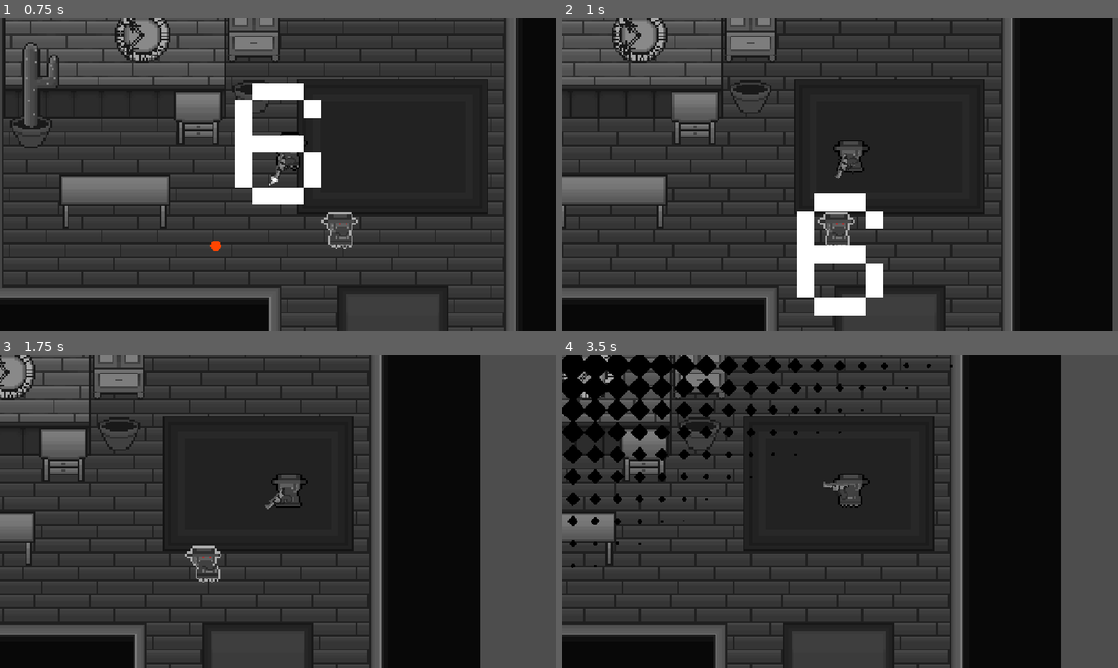
Above: before the commit, frames 1-4 (two rows, left to right).
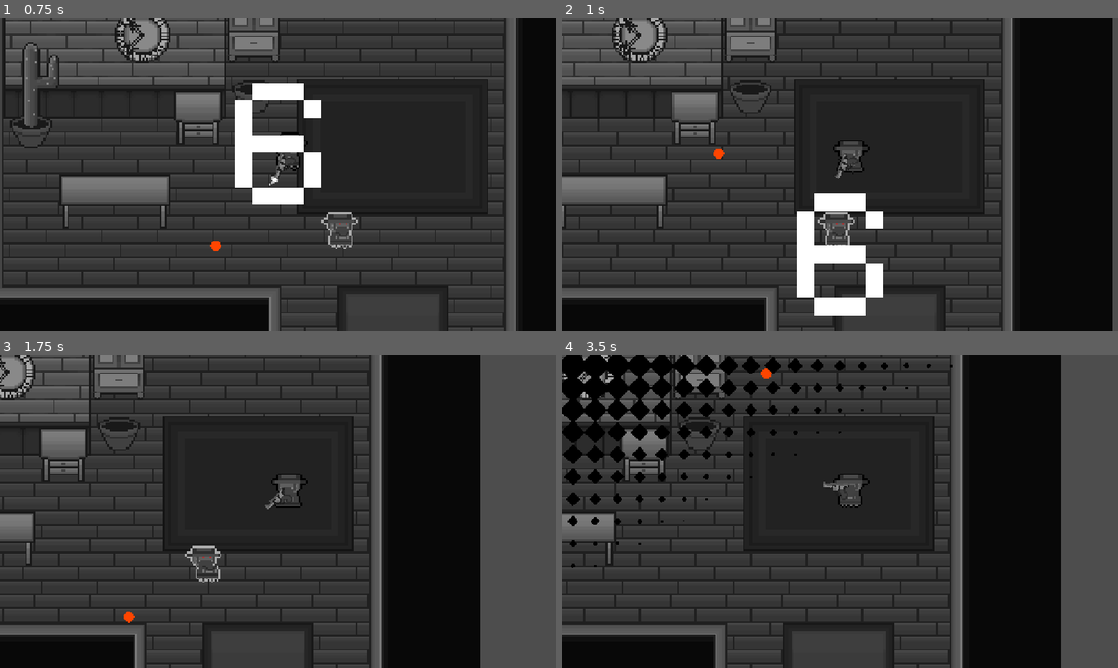
Above: after the commit, the same moments.

Repository: jpsalim21/GMTK_2026_2
Game: Godot game, scene res://BaseGame/scenes/scene1.tscn
Two runs of this game, one before a commit and one after it. Both use one fixed random seed, a clock stepped at 60 frames per second and the inputs below.
Inputs (mouse positions are in pixels of both pictures, inside the frame that each line leads up to):
- Up to frame 1 (0.75 s): tap Enter (ui_accept) at 0.5 s; move the mouse to (250, 237) at 0.52 s; hold Right (ui_right) from 0.53 s (still down); click (250, 237) at 0.6 s
- Up to frame 2 (1 s): keep holding Right (ui_right); tap Enter (ui_accept) at 0.77 s
- Up to frame 3 (1.75 s): release Right (ui_right) at 1.25 s; drag from (444, 558) to (205, 567) at 1.27 s
- Up to frame 4 (3.5 s): move the mouse to (673, 464) at 2.02 s; hold Left (ui_left) 2.03-2.75 s; hold Right mouse button (MouseRight) 2.03-2.75 s; click (673, 464) at 2.3 s; drag from (867, 511) to (673, 464) at 2.77 s

Frame 1 is identical in both runs. In frame 2, less than 0.1% of the frame differs, in the area x 27-30%, y 41-46%; in frame 3, less than 0.1%; in frame 4, less than 0.1%.

Commit message:
Add sound to the game

Diff:
--- a/BaseGame/scenes/Enemy.gd
+++ b/BaseGame/scenes/Enemy.gd
@@ -2,6 +2,7 @@
 extends Area2D
 @onready var sprite: AnimatedSprite2D = $AnimatedSprite2D
 @onready var level_controller: LevelController = %LevelController
+@onready var audio_hurt: AudioStreamPlayer2D = $Audio
 
 @export var alpha_zero_color : Color
 
@@ -13,6 +14,7 @@
 
 func die():
 	sprite.play("Die")
+	audio_hurt.play()
 	level_controller.enemy_died()
 	await sprite.animation_finished
 	var tween = create_tween()
--- a/BaseGame/scenes/Interface/CountDown_Interface.tscn
+++ b/BaseGame/scenes/Interface/CountDown_Interface.tscn
@@ -2,6 +2,7 @@
 
 [ext_resource type="Script" uid="uid://cg7boro1sldk5" path="res://BaseGame/scenes/Interface/count_down_interface.gd" id="1_85aj8"]
 [ext_resource type="FontFile" uid="uid://xtlhy5dke041" path="res://BaseGame/assets/fonts/PixelOperator8.ttf" id="1_qh73w"]
+[ext_resource type="AudioStream" uid="uid://k452hhh4act4" path="res://BaseGame/assets/sounds/Tick.mp3" id="3_hf04f"]
 
 [sub_resource type="Animation" id="Animation_qh73w"]
 resource_name = "Down"
@@ -65,6 +66,18 @@
 "update": 1,
 "values": [true]
 }
+tracks/5/type = "value"
+tracks/5/imported = false
+tracks/5/enabled = true
+tracks/5/path = NodePath("AudioStreamPlayer:playing")
+tracks/5/interp = 1
+tracks/5/loop_wrap = true
+tracks/5/keys = {
+"times": PackedFloat32Array(0.16666667),
+"transitions": PackedFloat32Array(1),
+"update": 1,
+"values": [true]
+}
 
 [sub_resource type="Animation" id="Animation_85aj8"]
 length = 0.001
@@ -128,6 +141,18 @@
 "update": 1,
 "values": [false]
 }
+tracks/5/type = "value"
+tracks/5/imported = false
+tracks/5/enabled = true
+tracks/5/path = NodePath("AudioStreamPlayer:playing")
+tracks/5/interp = 1
+tracks/5/loop_wrap = true
+tracks/5/keys = {
+"times": PackedFloat32Array(0),
+"transitions": PackedFloat32Array(1),
+"update": 1,
+"values": [false]
+}
 
 [sub_resource type="AnimationLibrary" id="AnimationLibrary_85aj8"]
 _data = {
@@ -146,7 +171,7 @@
 anchor_bottom = 1.0
 offset_left = -140.0
 offset_right = 140.0
-offset_bottom = 0.001953125
+offset_bottom = 0.0015869141
 grow_horizontal = 2
 grow_vertical = 2
 theme_override_fonts/font = ExtResource("1_qh73w")
@@ -176,3 +201,6 @@
 [node name="AnimationPlayer" type="AnimationPlayer" parent="." unique_id=1845856628]
 process_mode = 3
 libraries/ = SubResource("AnimationLibrary_85aj8")
+
+[node name="AudioStreamPlayer" type="AudioStreamPlayer" parent="." unique_id=699926266]
+stream = ExtResource("3_hf04f")
--- a/BaseGame/scenes/inimigo.tscn
+++ b/BaseGame/scenes/inimigo.tscn
@@ -2,6 +2,7 @@
 
 [ext_resource type="Script" uid="uid://by8w2c6xw6k16" path="res://BaseGame/scenes/Enemy.gd" id="1_bmbmc"]
 [ext_resource type="Texture2D" uid="uid://dsh2efj6kf521" path="res://BaseGame/assets/sprites/Inimigo.png" id="2_xubu6"]
+[ext_resource type="AudioStream" uid="uid://cxlayekqk62xu" path="res://BaseGame/assets/sounds/hurt.wav" id="3_malho"]
 
 [sub_resource type="RectangleShape2D" id="RectangleShape2D_capps"]
 
@@ -76,3 +77,6 @@
 [node name="AnimatedSprite2D" type="AnimatedSprite2D" parent="." unique_id=1228941039]
 sprite_frames = SubResource("SpriteFrames_capps")
 autoplay = "default"
+
+[node name="Audio" type="AudioStreamPlayer2D" parent="." unique_id=1772380057]
+stream = ExtResource("3_malho")
--- a/BaseGame/scenes/player.tscn
+++ b/BaseGame/scenes/player.tscn
@@ -2,6 +2,7 @@
 
 [ext_resource type="Script" uid="uid://bvsgwitvmw1p6" path="res://BaseGame/scripts/player.gd" id="1_4awfm"]
 [ext_resource type="Texture2D" uid="uid://c16i4604h4w7w" path="res://BaseGame/assets/sprites/CowboyBW.png" id="2_fmctt"]
+[ext_resource type="AudioStream" uid="uid://bl0dema1vjhfn" path="res://BaseGame/assets/sounds/Shot.mp3" id="4_5bnm7"]
 [ext_resource type="Texture2D" uid="uid://vlvsnf07cusi" path="res://BaseGame/assets/sprites/RevolverAnimated.png" id="4_7cp1k"]
 
 [sub_resource type="AtlasTexture" id="AtlasTexture_7cp1k"]
@@ -186,3 +187,6 @@
 z_index = 3
 points = PackedVector2Array(0, 0, 0, 0, 0, 0)
 width = 1.0
+
+[node name="AudioStreamPlayer2D" type="AudioStreamPlayer2D" parent="." unique_id=1879255420]
+stream = ExtResource("4_5bnm7")
--- a/BaseGame/scripts/player.gd
+++ b/BaseGame/scripts/player.gd
@@ -7,6 +7,7 @@
 @onready var ray_2: RayCast2D = $Raycasts/Ray2
 @onready var aim_line: Line2D = $Raycasts/Line2D
 @onready var level_controller: LevelController = %LevelController
+@onready var shot_audio: AudioStreamPlayer2D = $AudioStreamPlayer2D
 
 @export var count_down_interface : CountDownInterface
 
@@ -72,6 +73,7 @@
 	bullet.global_position = global_position
 
 	revolver_sprite.play("shoot")
+	shot_audio.play(0.09)
 	count_down_interface.run_down_animation(bullets_left)
 	await revolver_sprite.animation_finished
 	revolver_sprite.play("idle")
--- a/BaseGame/scripts/projetil.gd
+++ b/BaseGame/scripts/projetil.gd
@@ -7,7 +7,7 @@
 var normal : Vector2
 var direction : Vector2
 
-var bounce_count : int = 2
+var bounce_count : int = 4
 
 func _ready() -> void:
 	body_entered.connect(collision_entered)
Not shown, added: BaseGame/assets/sounds/Shot.mp3.import
Not shown, added: BaseGame/assets/sounds/Tick.mp3.import
Not shown, added: BaseGame/assets/sounds/Shot.mp3
Not shown, added: BaseGame/assets/sounds/Tick.mp3
